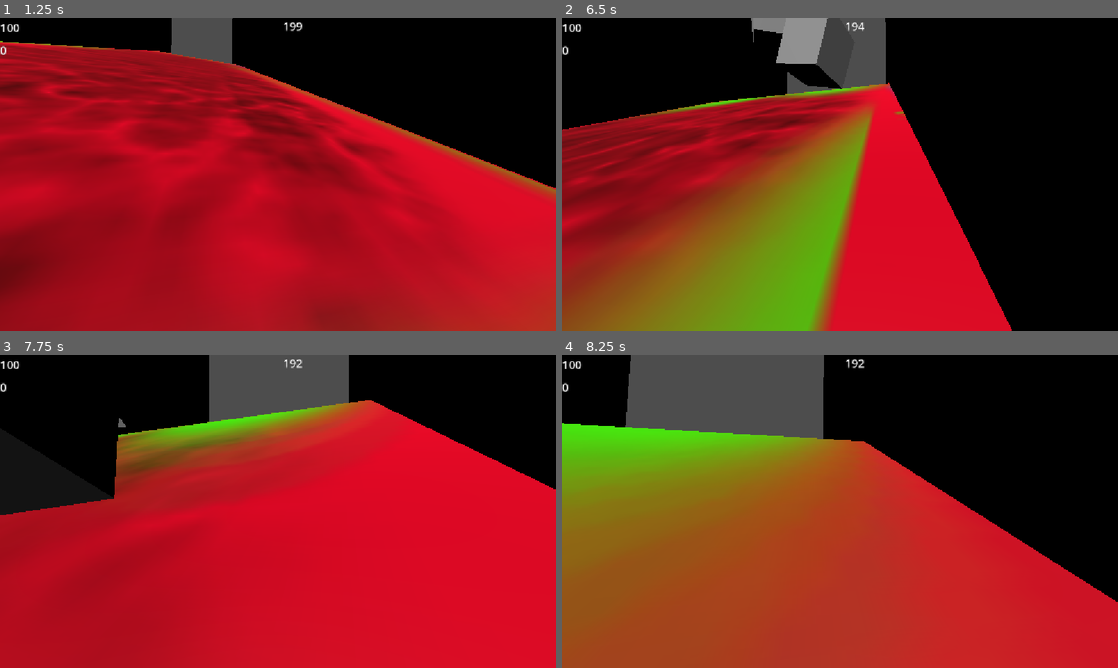
Above: before the commit, frames 1-4 (two rows, left to right).
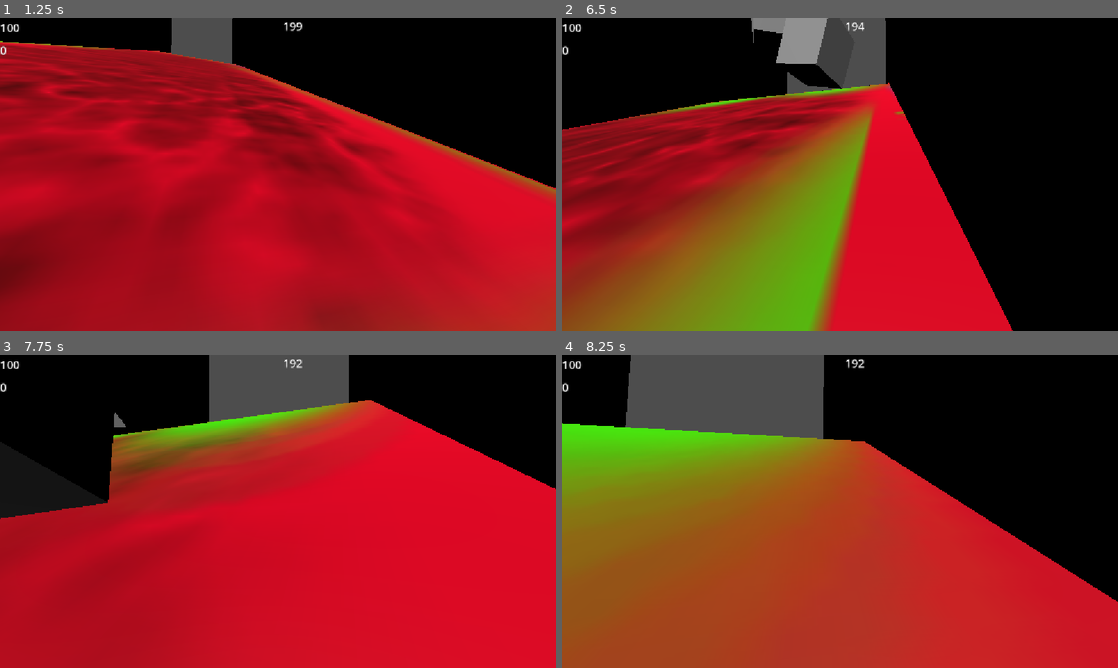
Above: after the commit, the same moments.

Repository: joeclarke9951/running-up-that-hill
Game: Godot game, scene res://Scenes/gameplay_scene.tscn
Two runs of this game, one before a commit and one after it. Both use one fixed random seed, a clock stepped at 60 frames per second and the inputs below.
Inputs (mouse positions are in pixels of both pictures, inside the frame that each line leads up to):
- Up to frame 1 (1.25 s): tap Enter at 0.5 s; move the mouse to (305, 174) at 0.52 s; hold W (forward) from 0.53 s (still down); hold Shift (sprint) from 0.53 s (still down); tap Space (jump) at 0.77 s
- Up to frame 2 (6.5 s): move the mouse to (812, 174) at 1.27 s; release Shift (sprint) at 1.28 s; tap Shift (sprint) every 1.5 s from 1.35 to 5.85 s; tap Space (jump) at 1.52, 3.02, 3.77, 4.52, 6.02 s; move the mouse to (851, 168) at 2.02 s; hold Shift (sprint) 2.03-2.78 s; move the mouse to (834, 180) at 2.77 s; move the mouse to (878, 177) at 3.52 s; hold Shift (sprint) 3.53-4.28 s; move the mouse to (795, 171) at 4.27 s; move the mouse to (845, 174) at 5.02 s; hold Shift (sprint) 5.03-5.78 s; move the mouse to (817, 168) at 5.77 s; release W (forward) at 5.78 s; hold D (right) from 5.78 s (still down)
- Up to frame 3 (7.75 s): move the mouse to (305, 511) at 6.52 s; release D (right) at 6.53 s; hold Shift (sprint) 6.53-7.28 s; hold W (forward) from 6.53 s (still down); tap Space (jump) at 6.77, 7.52 s; move the mouse to (250, 511) at 7.27 s; tap Shift (sprint) at 7.35 s
- Up to frame 4 (8.25 s): keep holding W (forward); move the mouse to (851, 505) at 8.02 s; hold Shift (sprint) from 8.03 s (still down)

Frame 1 is identical in both runs. In frame 2, less than 0.1% of the frame differs, in the area x 29-82%, y 0-100%; in frame 3, 0.5%, in the area x 0-100%, y 17-53%; in frame 4, less than 0.1%.

Commit message:
added toggle sprinting for my sanity

Diff:
--- a/SceneElements/player_body.gd
+++ b/SceneElements/player_body.gd
@@ -3,6 +3,7 @@
 @export var move_speed = 10
 @export var jump_speed = 5
 @export var sprint_speed = 18
+@export var is_sprinting = false
 
 @export var health = 100
 @export var score = 0
@@ -25,10 +26,12 @@
 		$PlayerCamera.rotation.x = clampf($PlayerCamera.rotation.x, -deg_to_rad(70), deg_to_rad(70))
 
 func _physics_process(delta: float) -> void:
+	if Input.is_action_just_pressed("sprint"):
+		is_sprinting = !is_sprinting
 	velocity.y += GameManager.gravity * delta
 	var input = Input.get_vector("left","right","forward","backward")
 	var direction = transform.basis * Vector3(input.x, 0, input.y)
-	var speed = sprint_speed if Input.is_action_pressed("sprint") else move_speed
+	var speed = sprint_speed if is_sprinting else move_speed
 	velocity.x = direction.x * speed
 	velocity.z = direction.z * speed
 
